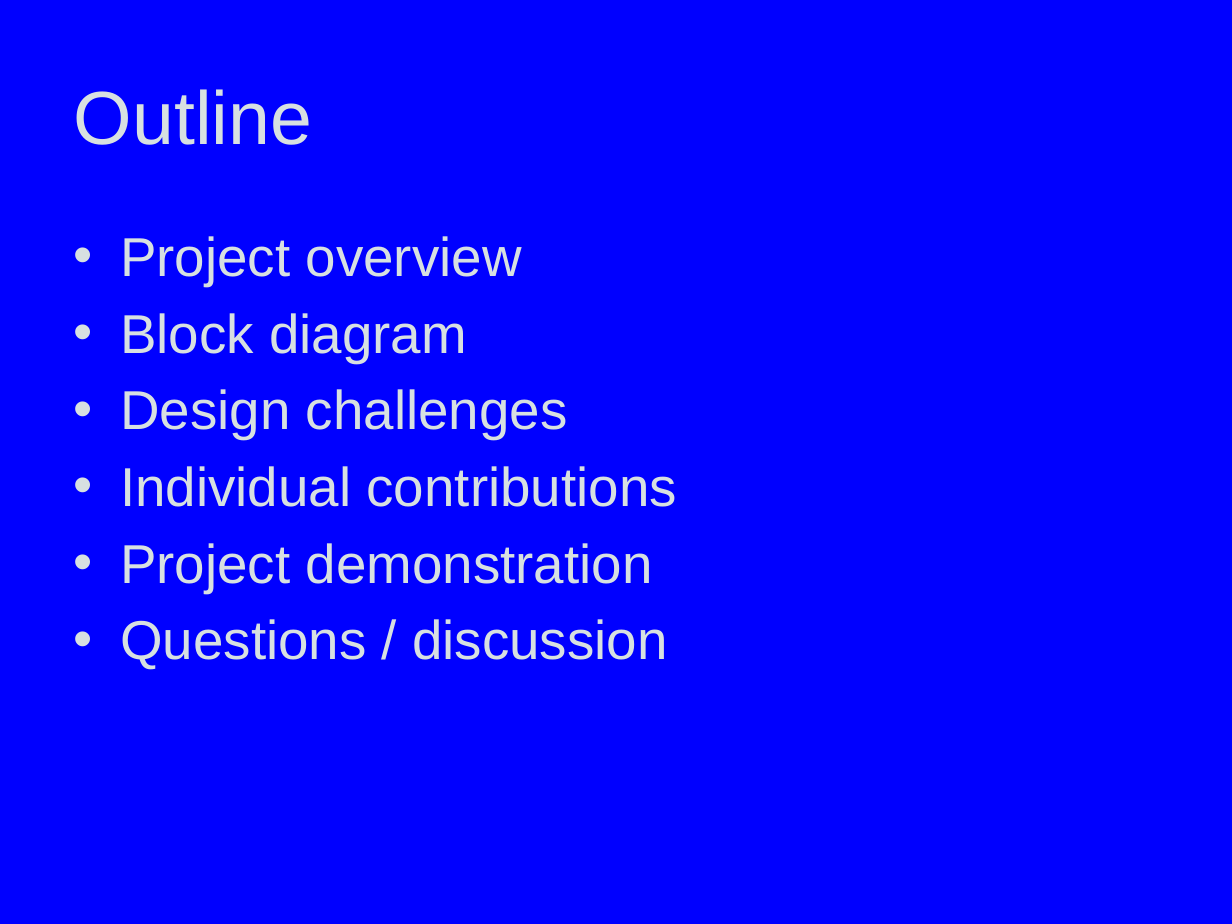
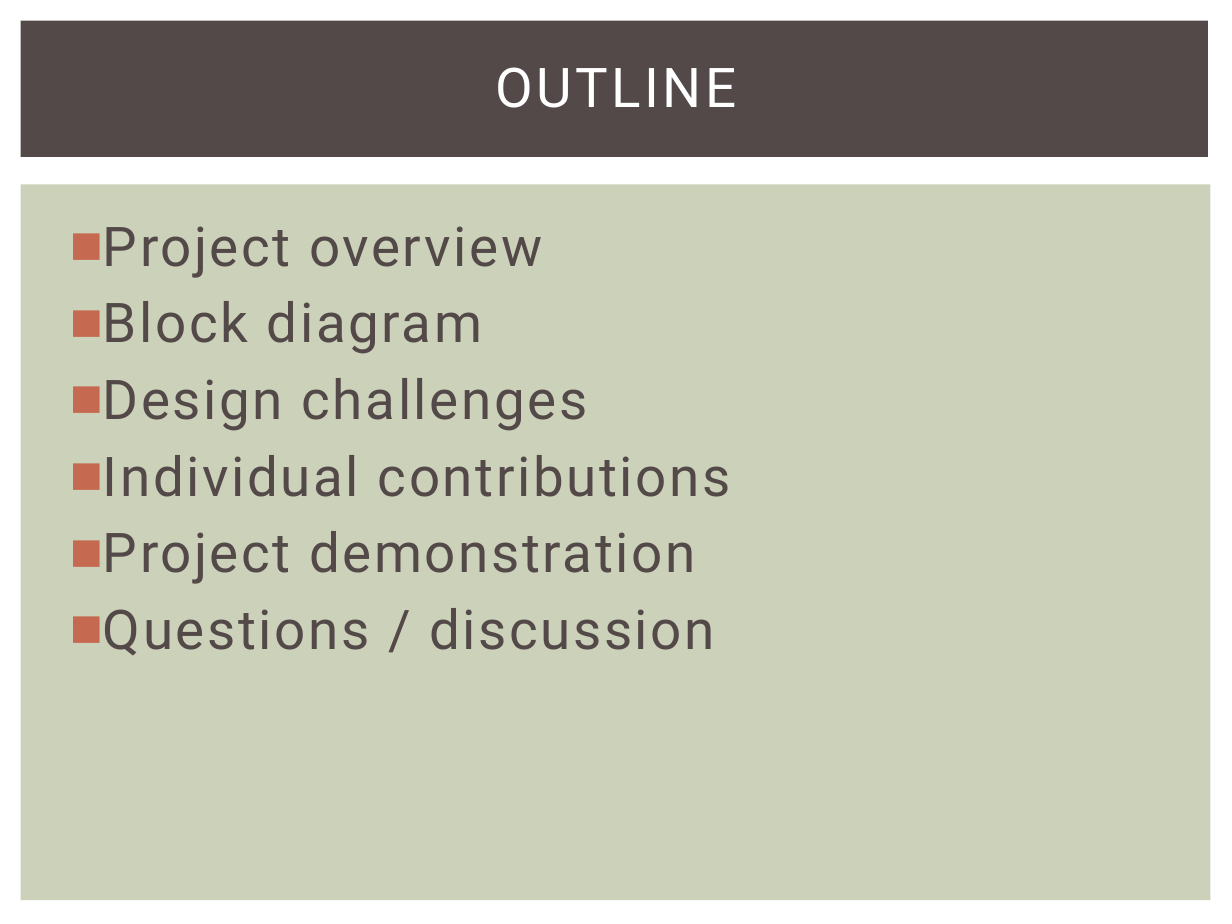
Before and after one commit to snowpuppy/augreality, a slide deck: slide 2 of doc/Team5FinalPresentation.pptx. Drawn at 1232x924 pixels with LibreOffice and Linux fonts; fonts in the diff are those of the drawing. Boxes give left, top, right and bottom in pixels: in the first picture for what was removed or moved away, otherwise in the second. Text is boxed around its words. In the diff, an @@ line names an element or a change of style, - is before the commit and + after.

```diff
--- a/doc/Team5FinalPresentation.pptx
+++ b/doc/Team5FinalPresentation.pptx
@@ background #0000FF to #FFFFFF @@
@@ rectangle added at bbox=[21, 21, 1209, 158], fill #534949 @@
@@ title at bbox=[495, 67, 736, 108]: text changed; size 44 to 32 pt; font Arial to Roboto; text colour #D7E0E1 to #FFFFFF @@
-Outline
+OUTLINE
@@ rectangle added at bbox=[21, 185, 1211, 901], fill #CCD1B9 @@
@@ text "Project overview": place and size @@
-text "Project overview" at bbox=[120, 236, 677, 669]
+text "Project overview" at bbox=[103, 226, 730, 655]
@@ text "Project overview" at bbox=[103, 226, 730, 655]: font Arial to Roboto, text colour #D7E0E1 to #534949, letter spacing 0 to 1.5 pt; bullet • to ■ @@
```
Also in this commit, not shown: 9 other slides changed, 3 slides added, 3 slides removed.
